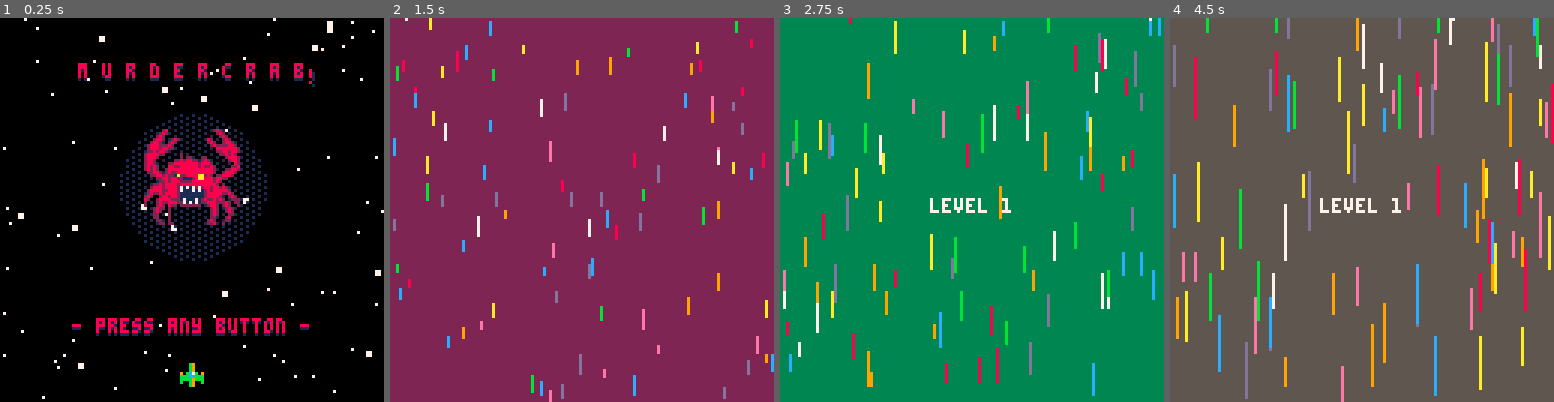
Above: before the commit, frames 1-4 (left to right).
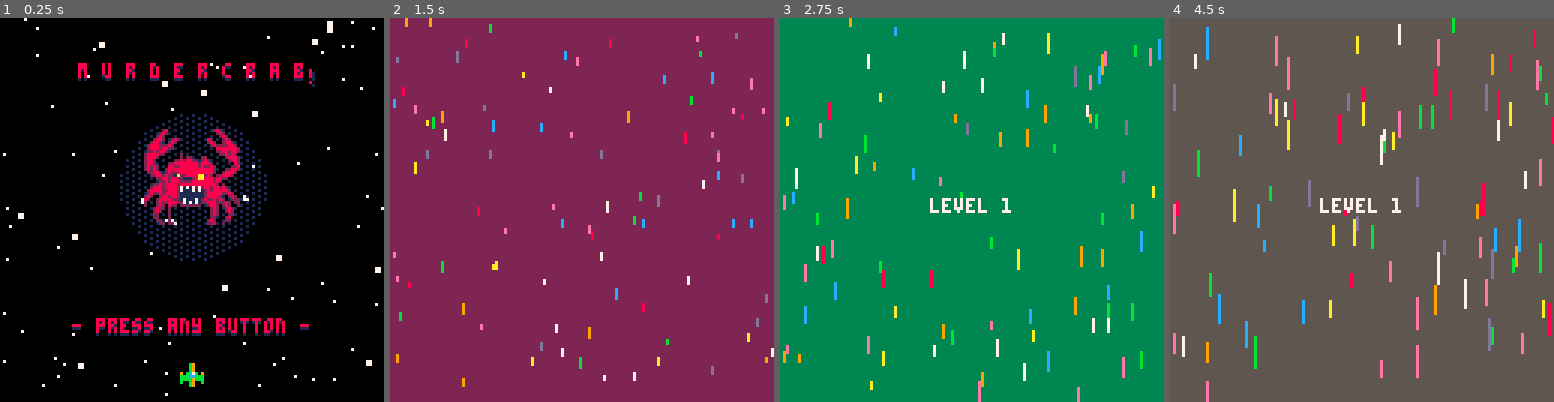
Above: after the commit, the same moments.

Repository: goblindriver/murdercrab
Game: PICO-8 cartridge pico8/murdercrab.p8
Same seed, same stepped clock (60 frames per second), same inputs: the game is played once before the commit and once after it.
Inputs:
- Up to frame 1 (0.25 s): no input
- Up to frame 2 (1.5 s): tap X (X key) at 0.33, 1.07 s; tap O (Z key) at 0.7 s
- Up to frame 3 (2.75 s): hold Right 1.6-2.1 s; tap O (Z key) at 1.7, 2.1, 2.5 s; tap X (X key) at 1.85 s; hold Up 2.15-2.42 s; hold Right from 2.47 s (still down)
- Up to frame 4 (4.5 s): tap O (Z key) every 0.4 s from 2.9 to 4.1 s; tap X (X key) at 2.97, 4.08 s; release Right at 3.03 s; hold Left 3.08-3.58 s; hold Down 3.63-3.97 s; hold Right from 4.02 s (still down)

The runs differ from the first frame. In frame 1, 1.2% of the frame differs, in the area x 0-100%, y 0-100%; in frame 2, 3.8%; in frame 3, 6.7%; in frame 4, 10%.

Commit message:
feat: 60fps conversion — _update → _update60
All speeds halved, all timers/intervals doubled to maintain
identical game pacing at double the frame rate:
- Player, bullet, enemy, boss, powerup speeds ÷2
- Spawn delays, shoot intervals, grace periods ×2
- Explosion growth, friction decay adjusted for 60fps
- Bomb effect, boss warning, warp timing scaled
- Game over countdown display adjusted (/60 instead of /30)

Co-Authored-By: Claude Opus 4.6 (1M context) <noreply@anthropic.com>

Diff:
--- a/pico8/murdercrab.p8
+++ b/pico8/murdercrab.p8
@@ -26,19 +26,19 @@
 title_timer = 0
 shoot_cd = 0
 warp_time = 0
-warp_duration = 180
+warp_duration = 360
 shake_amount = 0
 game_over = false
-game_over_timer = 300
-game_over_grace = 30
-game_complete_grace = 45
+game_over_timer = 600
+game_over_grace = 60
+game_complete_grace = 90
 boss_defeat_grace = 0
 boss_warning = 0
 bomb_active = false
 bomb_timer = 0
 bomb_effect_timer = 0
 spawn_timer = 0
-spawn_delay = 60
+spawn_delay = 120
 last_entered_initials = {"A", "C", "E"}
 current_initials = nil
 current_index = 1
@@ -47,15 +47,15 @@
 hitstop = 0
 
 -- player constants
-P_SPD, P_HP, P_BMBS = 2, 100, 3
-B_SPD = 6
-BMB_DUR, BMB_DMG = 30, 30
+P_SPD, P_HP, P_BMBS = 1, 100, 3
+B_SPD = 3
+BMB_DUR, BMB_DMG = 60, 30
 
 -- enemy constants
-E_SPD, E_SPD_SCL, E_SPD_MAX = 2, 0.4, 3.5
-E_SHT_BASE, E_SHT_SCL, E_SHT_MIN = 60, 4, 40
-E_B_SPD, E_B_SPREAD = 4.5, 10
-E_BURST_SPD, E_BURST_DLY = 5, 3
+E_SPD, E_SPD_SCL, E_SPD_MAX = 1, 0.2, 1.75
+E_SHT_BASE, E_SHT_SCL, E_SHT_MIN = 120, 8, 80
+E_B_SPD, E_B_SPREAD = 2.25, 10
+E_BURST_SPD, E_BURST_DLY = 2.5, 6
 
 
 
@@ -275,7 +275,7 @@
   for i = 1, count do
     add(starfield, {
       x = rnd(128), y = rnd(128),
-      speed = 0.5 + rnd(1),
+      speed = 0.25 + rnd(0.5),
       col = colors[flr(rnd(#colors)) + 1],
       size = rnd(1) < large_chance and 2 or 1
     })
@@ -357,7 +357,7 @@
 function draw_title()
   cls()
   draw_starfield()
-  local ph = flr(title_timer / 180) % 3
+  local ph = flr(title_timer / 360) % 3
   if ph == 0 then
     local logo_color = draw_logo(15)
     local bob = sin(time() * 0.4) * 4
@@ -465,9 +465,9 @@
   score_multiplier = 1
   final_score = nil
   game_over = false
-  game_over_timer = 300
-  game_over_grace = 30
-  game_complete_grace = 45
+  game_over_timer = 600
+  game_over_grace = 60
+  game_complete_grace = 90
   boss_defeat_grace = 0
   boss_warning = 0
   shake_amount = 0
@@ -505,7 +505,7 @@
 
 function update_spawn_delay()
   local loop_reduction = (game_loop - 1) * 5
-  spawn_delay = max(30 - loop_reduction, 55 - (current_level - 1) * 6 - loop_reduction)
+  spawn_delay = max(60 - loop_reduction * 2, 110 - (current_level - 1) * 12 - loop_reduction * 2)
 end
 
 ----------------------------------------
@@ -565,7 +565,7 @@
   if player.invincible_timer > 0 or game_over then return end
 
   player.health -= 1
-  player.invincible_timer = 30
+  player.invincible_timer = 60
   sfx(7, 2)
   create_hit_feedback(player.x + 4, player.y + 4)
   score_multiplier = 1
@@ -629,9 +629,9 @@
   local interval = max(E_SHT_MIN - loop_bonus * 2, E_SHT_BASE - (current_level - 1) * E_SHT_SCL - loop_bonus * 3)
   local e = {
     x = flr(rnd(120)), y = -8,
-    speed = min(E_SPD_MAX + game_loop * 0.5, E_SPD + (current_level - 1) * E_SPD_SCL + game_loop * 0.3),
+    speed = min(E_SPD_MAX + game_loop * 0.25, E_SPD + (current_level - 1) * E_SPD_SCL + game_loop * 0.15),
     sprite = 3, width = 8, height = 8,
-    shoot_timer = interval - 20 - flr(rnd(15)),
+    shoot_timer = interval - 40 - flr(rnd(30)),
     shoot_interval = interval,
     weapon = rnd(1) < 0.5 and "shotgun" or "burst",
     burst_count = 0,
@@ -639,8 +639,8 @@
     dx = 0, dy = 0, state = 0,
     hover_y = 20 + rnd(15),
     dir = rnd(1) < 0.5 and -1 or 1,
-    timer = 45, paused = false,
-    anim_frame = 0, anim_timer = 0, anim_speed = 5
+    timer = 90, paused = false,
+    anim_frame = 0, anim_timer = 0, anim_speed = 10
   }
   e.dy = e.speed
   add(enemies, e)
@@ -704,7 +704,7 @@
 
   if enemy.state == 0 then
     enemy.y += enemy.dy
-    enemy.x += enemy.dir * 0.5
+    enemy.x += enemy.dir * 0.25
 
     if enemy.x < 0 then enemy.x = 0 enemy.dir = 1
     elseif enemy.x > 119 then enemy.x = 119 enemy.dir = -1 end
@@ -717,7 +717,7 @@
     normal_enemy_fire(enemy)
 
   elseif enemy.state == 1 then
-    enemy.x += enemy.dir * 0.7
+    enemy.x += enemy.dir * 0.35
     if enemy.x < 0 or enemy.x > 119 then
       enemy.dir = -enemy.dir
       enemy.x = mid(0, enemy.x, 119)
@@ -735,7 +735,7 @@
       enemy.dx = dx * spd
       enemy.dy = dy * spd
       enemy.sprite = 35
-      enemy.anim_speed = 3
+      enemy.anim_speed = 6
     end
 
     normal_enemy_fire(enemy)
@@ -795,11 +795,11 @@
   for i = 1, count do
     add(enemies, {
       x = 64 - 16 + spacing * (i - (count + 1) / 2), y = -32,
-      dx = is_final and 0.3 or 0.5, dy = 1, speed = 2,
+      dx = is_final and 0.15 or 0.25, dy = 0.5, speed = 1,
       width = 16, height = 16,
       health = get_boss_max_health(btype),
       type = btype,
-      shoot_timer = 0, shoot_interval = is_final and 8 or 20,
+      shoot_timer = 0, shoot_interval = is_final and 16 or 40,
       pattern = 1, rotate_counter = 0,
       cluster_count = BASE_CLUSTERS + current_level,
       sprite = 8, is_big_sprite = true,
@@ -811,15 +811,15 @@
 function spawn_true_last_boss()
   add(enemies, {
     x = 48, y = -32,
-    speed = 3, sprite = 10,
+    speed = 1.5, sprite = 10,
     width = 32, height = 32,
-    shoot_timer = 0, shoot_interval = 6,
+    shoot_timer = 0, shoot_interval = 12,
     health = get_boss_max_health("true_last_boss"),
     type = "true_last_boss",
     cluster_count = BASE_CLUSTERS + 4 + current_level,
     rotate_counter = 0,
     is_big_sprite = true, is_tlb = true,
-    phase = 1, dx = 0.3, dy = 0, paused = false
+    phase = 1, dx = 0.15, dy = 0, paused = false
   })
 end
 
@@ -852,7 +852,7 @@
 
 function update_boss_enemy(enemy)
   if enemy.y < 5 then
-    enemy.y = min(5, enemy.y + 2)
+    enemy.y = min(5, enemy.y + 1)
     return
   end
   enemy.y = mid(5, enemy.y, 25)
@@ -880,7 +880,7 @@
 
 function enemy_shoot_radial(e)
   local h = e.health / get_boss_max_health(e.type)
-  local s = 1.5 + (current_level - 1) * 0.15 + (1 - h) * 0.3
+  local s = 0.75 + (current_level - 1) * 0.075 + (1 - h) * 0.15
 
   if e.burst_index and e.burst_index > 0 then
     create_aimed_pattern(e, 0, s)
@@ -939,7 +939,7 @@
     e.burst_index = 1
     e.burst_timer = 0
     e.burst_max = 3
-    e.burst_delay = 8
+    e.burst_delay = 16
   end
 
   if e.burst_timer <= 0 then
@@ -967,9 +967,9 @@
     x = x, y = y, type = ptype,
     value = value or 0.5,
     width = 8, height = 8,
-    speed = 4, dx = 0, dy = 0
+    speed = 2, dx = 0, dy = 0
   }
-  if ptype == "score" then p.timer = 45 end
+  if ptype == "score" then p.timer = 90 end
   add(powerups, p)
   return p
 end
@@ -981,15 +981,15 @@
   for i = 1, total do
     local angle = angle_inc * i
     local p = spawn_powerup(x, y, "score", 100)
-    p.dx = cos(angle) * 3
-    p.dy = sin(angle) * 3
+    p.dx = cos(angle) * 1.5
+    p.dy = sin(angle) * 1.5
   end
 
   if rnd(1) < 0.05 then
     local ptype = rnd(1) < 0.5 and "bomb" or "health"
     local p = spawn_powerup(x, y, ptype)
-    p.dx = cos(rnd(1)) * 2
-    p.dy = sin(rnd(1)) * 2
+    p.dx = cos(rnd(1)) * 1
+    p.dy = sin(rnd(1)) * 1
   end
 end
 
@@ -1007,8 +1007,8 @@
     if p.dx != 0 or p.dy != 0 then
       p.x += p.dx
       p.y += p.dy
-      p.dx *= 0.9
-      p.dy *= 0.9
+      p.dx *= 0.95
+      p.dy *= 0.95
       if abs(p.dx) < 0.1 and abs(p.dy) < 0.1 then p.dx = 0 p.dy = 0 end
     end
 
@@ -1017,7 +1017,7 @@
     local dist = sqrt(dx * dx + dy * dy)
 
     if p.attracted or dist < 48 then
-      local spd = p.attract_speed or 0.3
+      local spd = p.attract_speed or 0.15
       p.x += dx * spd
       p.y += dy * spd
       p.dx = 0
@@ -1124,7 +1124,7 @@
 
 function update_explosions()
   for e in all(explosions) do
-    e.radius += 0.8
+    e.radius += 0.4
     e.life -= 1
     if e.life <= 0 or e.radius >= e.max_radius then del(explosions, e) end
   end
@@ -1192,7 +1192,7 @@
       end
     end
 
-    bomb_effect_timer = 30
+    bomb_effect_timer = 60
     shake_amount = 20
     sfx(26, 3)
   end
@@ -1200,17 +1200,17 @@
 
 function update_bomb_effect()
   if bomb_effect_timer > 0 then
-    if bomb_effect_timer == 15 then sfx(5, 2) end
-    if bomb_effect_timer % 10 == 0 then shake_amount = 5 end
+    if bomb_effect_timer == 30 then sfx(5, 2) end
+    if bomb_effect_timer % 20 == 0 then shake_amount = 5 end
     bomb_effect_timer -= 1
   end
 end
 
 function draw_bomb_effect()
   if bomb_effect_timer > 0 then
-    if bomb_effect_timer > 20 then rectfill(0, 0, 127, 127, 7) end
-    circ(64, 64, 64 - bomb_effect_timer * 2, 7)
-    circfill(64, 64, 5 + bomb_effect_timer % 5, 7)
+    if bomb_effect_timer > 40 then rectfill(0, 0, 127, 127, 7) end
+    circ(64, 64, 64 - bomb_effect_timer, 7)
+    circfill(64, 64, 5 + bomb_effect_timer % 10, 7)
   end
 end
 
@@ -1235,7 +1235,7 @@
     add_score(100)
     if boss_exists("final_boss") == 0 then
       phase = "level_complete"
-      boss_defeat_grace = 90
+      boss_defeat_grace = 180
       create_final_boss_defeat_explosion(enemy.x + enemy.width / 2, enemy.y + enemy.height / 2)
     end
   elseif enemy.type == "true_last_boss" then
@@ -1245,7 +1245,7 @@
     enemy.health = 0
     enemy.paused = true
     phase = "victory_lap"
-    game_complete_grace = 120
+    game_complete_grace = 240
     final_score = sc(calc_bonus())
   end
 end
@@ -1287,7 +1287,7 @@
             if rank >= 2 and rnd(10) < rank then spawn_powerup(enemy.x, enemy.y, "score", 50) end
           else
             create_hit_feedback(bullet.x, bullet.y)
-            enemy.y -= 3
+            enemy.y -= 1.5
           end
           break
         else
@@ -1299,8 +1299,8 @@
                               mid(enemy.y, bullet.y + 4, enemy.y + enemy.height))
           if rnd(1) < 0.4 then
             local p = spawn_powerup(bullet.x, bullet.y, "score", 50)
-            p.dx = rnd(4) - 2
-            p.dy = rnd(4) - 2
+            p.dx = rnd(2) - 1
+            p.dy = rnd(2) - 1
           end
 
           if enemy.health <= 0 then
@@ -1429,7 +1429,7 @@
   -- spawn logic
   if phase == "normal" then
     spawn_timer += 1
-    if spawn_timer >= max(20, spawn_delay * (1 - rank * 0.03)) then
+    if spawn_timer >= max(40, spawn_delay * (1 - rank * 0.03)) then
       spawn_timer = 0
       spawn_enemy()
     end
@@ -1446,10 +1446,10 @@
         end
       end
     elseif phase_state == "pre_mini_boss" and enemy_kill_count >= mini_threshold() and boss_exists("mini_boss") == 0 then
-      boss_warning = 90
+      boss_warning = 180
       sfx(5, 2)
     elseif phase_state == "post_mini_boss" and enemy_kill_count >= final_threshold() and boss_exists("final_boss") == 0 then
-      boss_warning = 90
+      boss_warning = 180
       sfx(5, 2)
     end
   elseif phase == "mini_boss" then
@@ -1457,20 +1457,20 @@
   elseif phase == "final_boss" then
     if boss_exists("final_boss") == 0 then
       phase = "level_complete"
-      boss_defeat_grace = 90
+      boss_defeat_grace = 180
       create_final_boss_defeat_explosion(64, 48)
       update_music("fade")
     end
   elseif phase == "level_complete" then
     if boss_defeat_grace > 0 then
       boss_defeat_grace -= 1
-      if boss_defeat_grace > 0 and boss_defeat_grace % 10 == 0 then create_explosion(64 + rnd(60) - 30, 64 + rnd(60) - 30, 1) end
-      if boss_defeat_grace > 0 and boss_defeat_grace % 30 == 0 then create_explosion(64 + rnd(40) - 20, 40 + rnd(20) - 10, 2) shake_amount = 8 end
-      if boss_defeat_grace == 20 then sfx(19, 3) end
+      if boss_defeat_grace > 0 and boss_defeat_grace % 20 == 0 then create_explosion(64 + rnd(60) - 30, 64 + rnd(60) - 30, 1) end
+      if boss_defeat_grace > 0 and boss_defeat_grace % 60 == 0 then create_explosion(64 + rnd(40) - 20, 40 + rnd(20) - 10, 2) shake_amount = 8 end
+      if boss_defeat_grace == 40 then sfx(19, 3) end
     else
       if current_level == max_level and credits_used >= 1 then
         phase = "victory_lap"
-        game_complete_grace = 120
+        game_complete_grace = 240
       elseif current_level < max_level and #explosions > 0 then
         boss_defeat_grace = 1
       else
@@ -1486,7 +1486,7 @@
       game_complete_grace -= 1
     else
       game_state = "game_complete"
-      game_complete_grace = 45
+      game_complete_grace = 90
       warp_time = 0
       current_level = min(current_level, max_level)
       init_starfield()
@@ -1498,7 +1498,7 @@
     game_over_timer -= 1
     if game_over_grace > 0 then game_over_grace -= 1 end
 
-    if game_over_timer == 299 then
+    if game_over_timer == 599 then
       final_score = sc(calc_bonus())
       update_high_scores(final_score, get_initials())
     end
@@ -1520,8 +1520,8 @@
       credits -= 1
       credits_used += 1
       game_over = false
-      game_over_timer = 300
-      game_over_grace = 30
+      game_over_timer = 600
+      game_over_grace = 60
       player.health = 3
       score_streak = 0
       score_multiplier = 1
@@ -1555,7 +1555,7 @@
   end
 
   if shoot_cd > 0 then shoot_cd -= 1 end
-  if btn(4) and shoot_cd <= 0 then player_shoot() shoot_cd = 4 end
+  if btn(4) and shoot_cd <= 0 then player_shoot() shoot_cd = 8 end
 
   -- collision checks
   check_enemy_bullet_collisions()
@@ -1600,7 +1600,7 @@
     elseif p.type == "health" then
       spr(6, p.x, p.y)
     elseif p.type == "score" then
-      if p.timer and p.timer < 15 and (time() * 10) % 2 < 1 then pal(8, 7) end
+      if p.timer and p.timer < 30 and (time() * 10) % 2 < 1 then pal(8, 7) end
       spr(7, p.x, p.y)
       pal()
     end
@@ -1673,12 +1673,12 @@
     end
     center_text("x: quit", 80, 7)
     center_text("credits "..credits, 88, 6)
-    center_text(flr(game_over_timer / 30) .. "s", 96, 5)
+    center_text(flr(game_over_timer / 60) .. "s", 96, 5)
   end
 
   -- boss warning
-  if boss_warning > 0 and boss_warning % 10 < 5 then
-    local warn_col = boss_warning % 20 < 10 and 8 or 10
+  if boss_warning > 0 and boss_warning % 20 < 10 then
+    local warn_col = boss_warning % 40 < 20 and 8 or 10
     shadow_text("! warning !", 55, warn_col)
   end
 
@@ -1737,7 +1737,7 @@
   update_music("title")
 end
 
-function _update()
+function _update60()
   update_starfield()
   if game_state == "title" then
     update_title()
